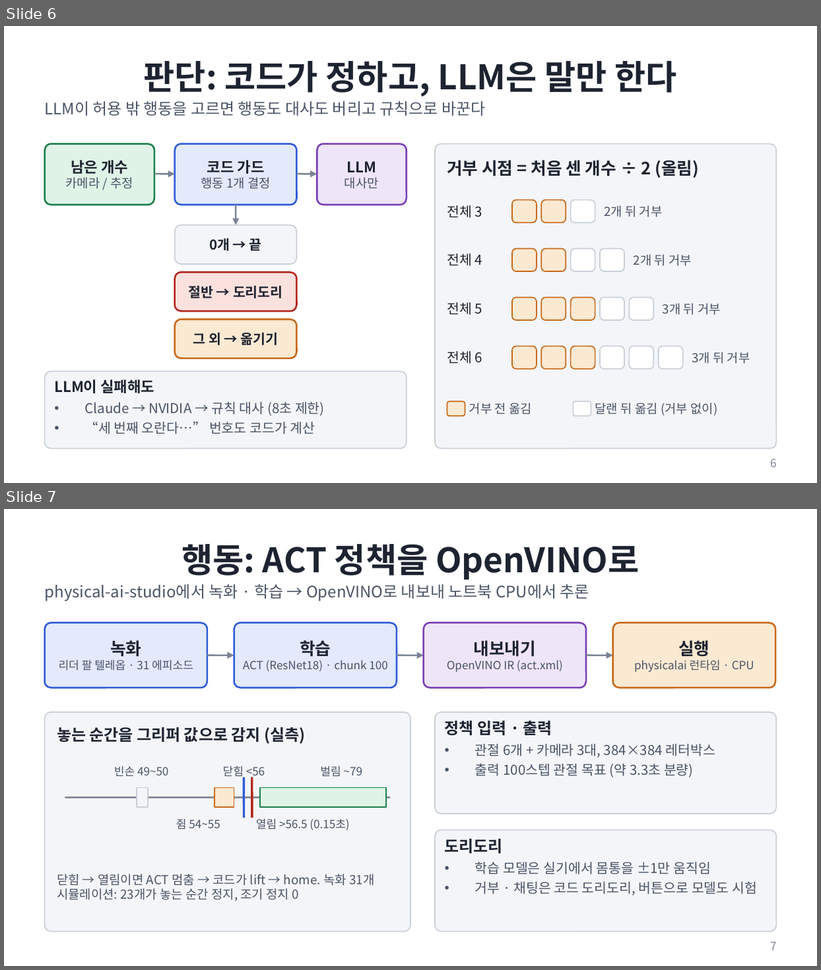
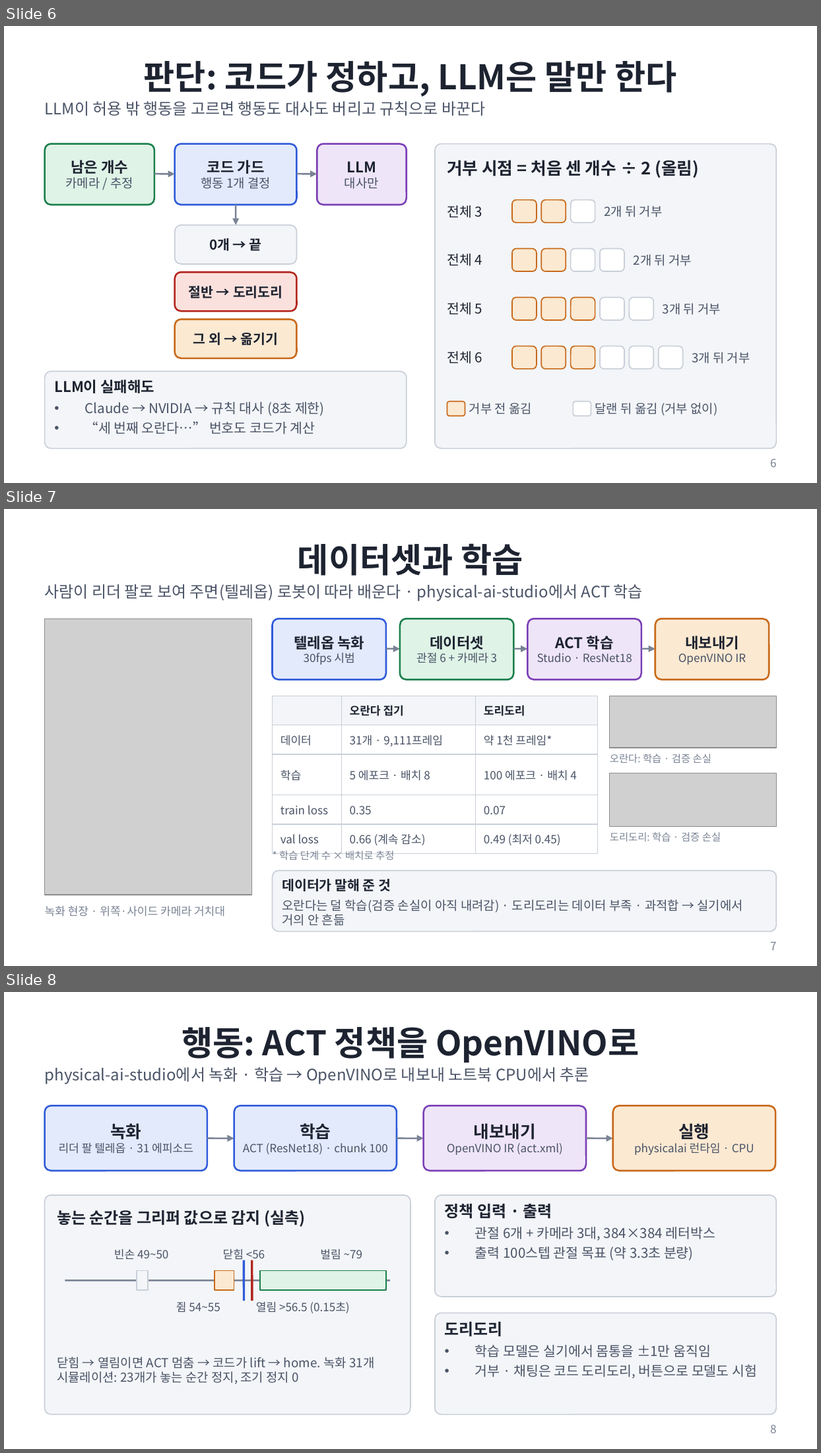
Before and after one commit to ttogle918/intel-openvino-homerunball, a slide deck: docs/slides.pptx. Shown one above the other, each under a label of ours: slides 6 and 7 before the commit, slides 6, 7 and 8 after it. The pictures are 821x970 and 821x1453 pixels, drawn with LibreOffice and Linux fonts; fonts in the diff are those of the drawing; grey boxes stand for pictures. Boxes give left, top, right and bottom in pixels: in the first picture for what was removed or moved away, otherwise in the second. Text is boxed around its words. In the diff, an @@ line names an element or a change of style, - is before the commit and + after.

```diff
--- a/docs/slides.pptx
+++ b/docs/slides.pptx
@@ slide 7 added at <box>4,509,817,966</box>, background #FFFFFF @@
@@ title added at <box>298,543,523,576</box>, 30 pt, text #1D2330, bold @@
+데이터셋과 학습
@@ text added at <box>45,584,643,601</box>, 14 pt, text #4A5366 @@
+사람이 리더 팔로 보여 주면(텔레옵) 로봇이 따라 배운다 · physical-ai-studio에서 ACT 학습
@@ picture added at <box>45,619,252,895</box> @@
@@ rounded rectangle added at <box>273,619,386,680</box>, fill #E3EAFC, outline #2F5BD8 1.5 pt @@
@@ rounded rectangle added at <box>400,619,514,680</box>, fill #DFF3E7, outline #1B7F4B 1.5 pt @@
@@ rounded rectangle added at <box>527,619,642,680</box>, fill #EFE5F9, outline #7A3FB5 1.5 pt @@
@@ rounded rectangle added at <box>655,619,769,680</box>, fill #FBE9D2, outline #C8691A 1.5 pt @@
@@ text added at <box>294,636,365,665</box>, 10 pt, text #4A5366 @@
+텔레옵 녹화
+30fps 시범
@@ text added at <box>416,636,498,663</box>, 10 pt, text #4A5366 @@
+데이터셋
+관절 6 + 카메라 3
@@ text added at <box>537,636,632,662</box>, 10 pt, text #4A5366 @@
+ACT 학습
+Studio · ResNet18
@@ text added at <box>679,636,746,665</box>, 10 pt, text #4A5366 @@
+내보내기
+OpenVINO IR
@@ arrow added from (386, 649) to (400, 649), #7A8394 1.5 pt @@
@@ arrow added from (514, 649) to (527, 649), #7A8394 1.5 pt @@
@@ arrow added from (642, 649) to (655, 649), #7A8394 1.5 pt @@
@@ table added at <box>273,696,597,848</box>, 5 rows, 3 columns @@
+ | 오란다 집기 | 도리도리
+데이터 | 31개 · 9,111프레임 | 약 1천 프레임*
+학습 | 5 에포크 · 배치 8 | 100 에포크 · 배치 4
+train loss | 0.35 | 0.07
+val loss | 0.66 (계속 감소) | 0.49 (최저 0.45)
@@ picture added at <box>610,696,776,748</box> @@
@@ text added at <box>610,754,712,763</box>, 9 pt, text #7A8394 @@
+오란다: 학습 · 검증 손실
@@ picture added at <box>610,773,776,827</box> @@
@@ text added at <box>610,832,721,842</box>, 9 pt, text #7A8394 @@
+도리도리: 학습 · 검증 손실
@@ text added at <box>279,851,394,860</box>, 9 pt, text #7A8394 @@
+* 학습 단계 수 × 배치로 추정
@@ rounded rectangle added at <box>273,871,776,932</box>, fill #F3F5F8, outline #C9CFD8 1 pt @@
@@ text added at <box>282,879,743,926</box>, 11 pt, text #4A5366 @@
+데이터가 말해 준 것
+오란다는 덜 학습(검증 손실이 아직 내려감) · 도리도리는 데이터 부족 · 과적합 → 실기에서 거의 안 흔듦
@@ text added at <box>45,906,225,917</box>, 10 pt, text #7A8394 @@
+녹화 현장 · 위쪽·사이드 카메라 거치대
@@ page number added at <box>770,942,777,951</box>, 10 pt, text #7A8394 @@
+7
@@ what was slide 7 is now slide 8 @@
@@ page number at <box>770,1425,777,1434</box>: text changed @@
-7
+8
```
Also in this commit, not shown: 2 slides changed, 3 other files.
